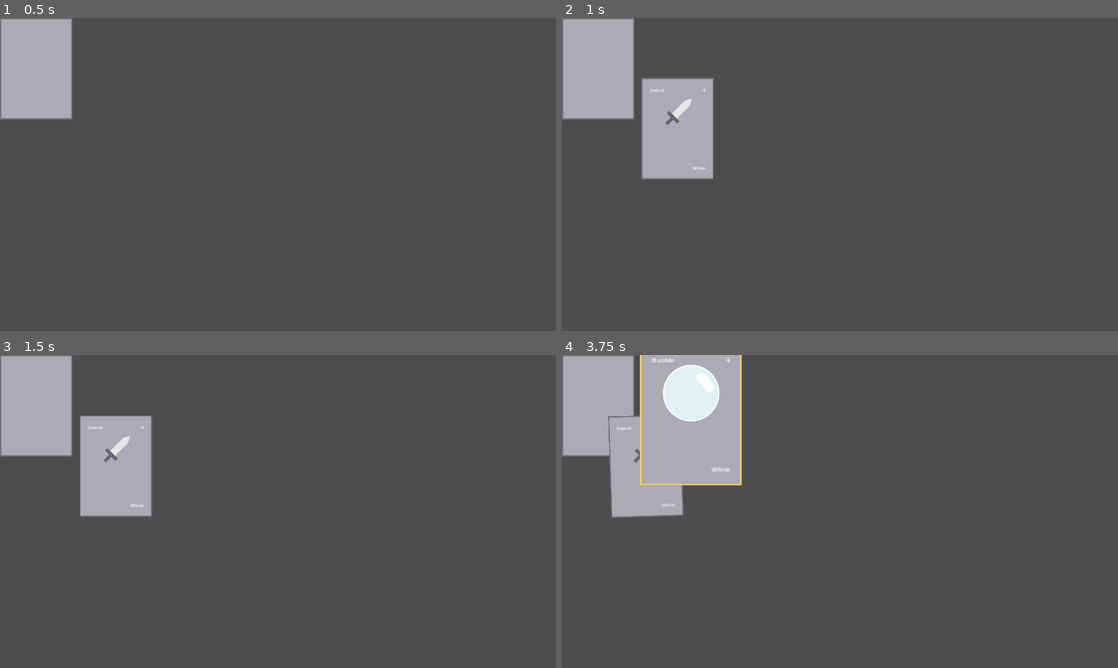
Above: before the commit, frames 1-4 (two rows, left to right).
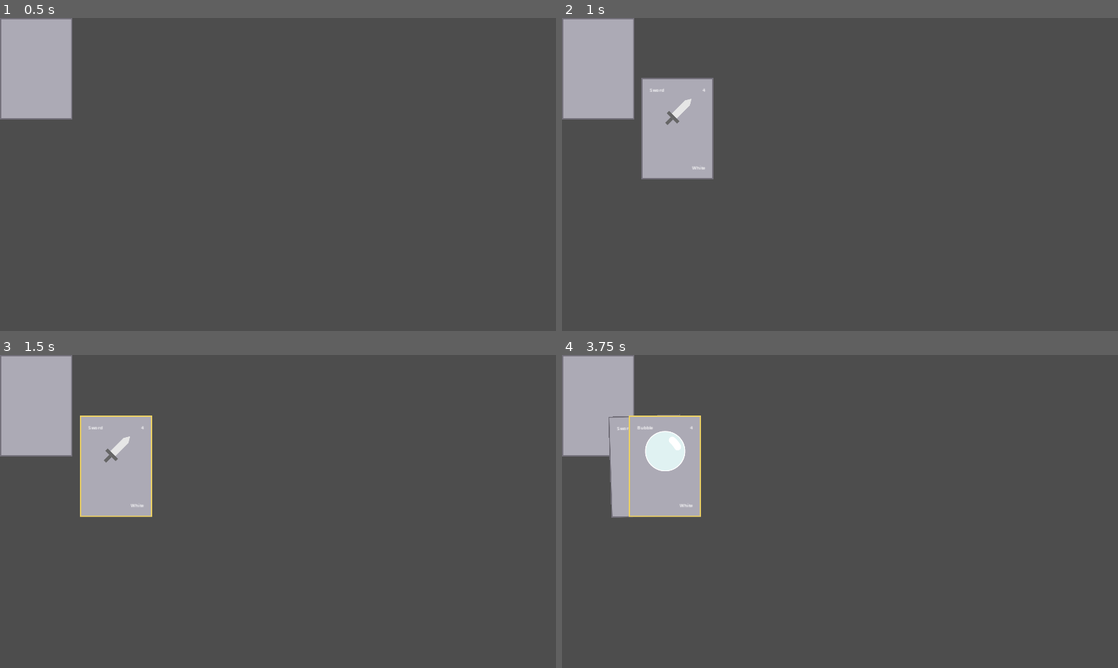
Above: after the commit, the same moments.

Repository: ruthieedwards/agbic2023
Game: Godot game, scene res://Scenes/PlaySpace.tscn
The game is run twice, just before and just after one commit, with the same random seed, the same clock (stepped at 60 frames per second) and the same inputs.
Inputs (mouse positions are in pixels of both pictures, inside the frame that each line leads up to; where the layout moved, square brackets give the same spot in the first picture):
- Up to frame 1 (0.5 s): no input
- Up to frame 2 (1 s): click (600, 68) at 0.5 s
- Up to frame 3 (1.5 s): click (116, 464) at 1.25 s
- Up to frame 4 (3.75 s): click (678, 467) [678, 464] at 2 s; click (600, 405) at 2.75 s; click (662, 467) at 3.52 s

Frame 1 is identical in both runs. In frame 2, less than 0.1% of the frame differs, in the area x 19-28%, y 19-52%; in frame 3, 0.3%; in frame 4, 6.8%, in the area x 8-33%, y 0-52%.

Commit message:
fixed the zoom bug

Diff:
--- a/Playspace.gd
+++ b/Playspace.gd
@@ -2,7 +2,8 @@
 
 # DECLARE MEMBER VARIABLES
 # created as soon as the scene is instantiated unless you use @onready
-# const cardSize = Vector2(125,175) # enable if you need to resize the cards
+const cardSize = Vector2(125*2,175*2) # the full size
+#const cardSize = Vector2(125,175) # enable if you need to resize the cards to half size
 const cardBase = preload("res://Scenes/CardBase.tscn")
 @onready var playerHand = preload ("res://Scripts/PlayerHand.gd")
 @onready var playerHandTemp = playerHand.new()
@@ -52,19 +53,20 @@
 
 	#place the card along an oval
 	ovalAngleVector = Vector2(horizRadius * cos(cardAngle), - vertRadius * sin(cardAngle))
-	#newCard.startPos = $Deck.position - newCard.size/2 # - cardSize/2
-	newCard.startPos = $Deck.position - newCard.size/2 # - cardSize/2 #bugfix
-	newCard.targetPos = centerCardOval + ovalAngleVector - newCard.size/2
+	#newCard.startPos = $Deck.position - newCard.size/2
+	newCard.startPos = $Deck.position - cardSize/2 #  #bugfix
+	newCard.targetPos = centerCardOval + ovalAngleVector - cardSize/2 #idk why i added /2 but it works
 	newCard.defaultCardPos = newCard.targetPos #sets a default position for when un-focusing it
 	newCard.startRot = 0
 	newCard.targetRot = (PI/2 - cardAngle)/4
-	#newCard.scale *= cardSize/newCard.size #enable if scaling needed
+	newCard.scale *= cardSize/newCard.size #enable if scaling needed
 	newCard.currentCardState = movingDrawnCardToHand
 
 	newCard.cardNumInHand = numCardsInHand
 	cardNumber = 0
 
-	for card in $CardsInHand.get_children(): # reorganize hand
+	#reorganize all the cards in hand
+	for card in $CardsInHand.get_children():
 		cardAngle = PI/2 + cardSpread*(float(numCardsInHand)/2 - cardNumber)
 		ovalAngleVector = Vector2(horizRadius * cos(cardAngle), - vertRadius * sin(cardAngle))
 #		card.startPos = card.position
@@ -73,12 +75,11 @@
 		card.startRot = card.rotation
 		card.targetRot = (PI/2 - cardAngle)/4
 #		card.targetRot = (90 - rad_to_deg(cardAngle))/4 #doesnt work?
-		card.cardNumInHand = 0
+		card.cardNumInHand = cardNumber #0?
 		cardNumber += 1
 		if card.currentCardState == inHand:
-			card.isSettingUp = true
 			card.currentCardState = reorganizingHand
-#			card.startPos = card.position #unneeded
+			card.startPos = card.position #unneeded?
 		elif card.currentCardState == movingDrawnCardToHand:
 			card.startPos = card.targetPos - ((card.targetPos - card.position)/(1-card.t))
 
--- a/Scenes/CardBase.tscn
+++ b/Scenes/CardBase.tscn
@@ -5,8 +5,8 @@
 [ext_resource type="Texture2D" uid="uid://dfrs1730l2g4n" path="res://Art/Cards/backgrounds/border_hover.png" id="3_1vy8n"]
 
 [node name="CardBase" type="MarginContainer"]
-offset_right = 250.0
-offset_bottom = 350.0
+offset_right = 251.0
+offset_bottom = 351.0
 pivot_offset = Vector2(125, 175)
 theme_override_constants/margin_left = 0
 theme_override_constants/margin_top = 0
--- a/Scenes/PlaySpace.tscn
+++ b/Scenes/PlaySpace.tscn
@@ -8,6 +8,10 @@
 
 [node name="Playspace" type="Node2D"]
 script = ExtResource("1_snowq")
+
+[node name="EnemyCards" type="Node" parent="."]
+
+[node name="Enemies" type="Node" parent="EnemyCards"]
 
 [node name="CardsInHand" type="Node" parent="."]
 
@@ -25,5 +29,3 @@
 texture_hover = ExtResource("3_so6uk")
 texture_disabled = ExtResource("4_qfn0d")
 script = ExtResource("5_ieepd")
-
-[node name="EnemyCards" type="Node" parent="."]
--- a/Scripts/CardBase.gd
+++ b/Scripts/CardBase.gd
@@ -18,10 +18,11 @@
 @export var organizeTime = .1
 @export var zoomInTime = .1 #time in seconds to zoom in on a card
 @export var zoomOutTime = .1 #time in seconds to zoom out from a card
+@export var moveToMouseTime = .1 #time to move from hand to mouse position
 var isTweening = false
 var isSettingUp = true
 var startScale = Vector2(0,0)
-var zoomScale = 1.4
+var zoomScale = 1.2
 @onready var originalScale = scale
 var defaultCardPos = Vector2(0,0)
 var isReorganizingNeighbors = true
@@ -29,14 +30,21 @@
 var cardNumInHand
 var neighborCard
 var isMovingNeighborCard = false
-var currentCardState = inHand
-
-# these were moved to the _ready() function
-#@onready var cardInfo = cardDatabase.DATA[cardDatabase.get(cardName)]
-#var cardImg = str("res://art/cards/backgrounds/",cardInfo[0],"/",Cardname,".png")
-#@onready var cardImg = str("res://Art/Cards/",cardInfo[0],"/",cardName,".png")
-
-# repeating the state engine here
+var cardJustSelected = false
+var lastCardState
+
+func _input(event):
+	match currentCardState:
+		focusedInHand, inMouse, inPlay:
+			if event.is_action_pressed("leftclick"): #pick up card
+				if cardJustSelected == false:
+					lastCardState = currentCardState #record whether the card was selected from hand or play
+					currentCardState = inMouse
+					isSettingUp = true
+					cardJustSelected = true
+
+
+
 enum{
 	inHand,
 	inPlay,
@@ -46,6 +54,37 @@
 	reorganizingHand,
 }
 
+var currentCardState = inHand
+
+# these were moved to the _ready() function
+#@onready var cardInfo = cardDatabase.DATA[cardDatabase.get(cardName)]
+#var cardImg = str("res://art/cards/backgrounds/",cardInfo[0],"/",Cardname,".png")
+#@onready var cardImg = str("res://Art/Cards/",cardInfo[0],"/",cardName,".png")
+
+# repeating the state engine here
+
+
+func _ready(): #called when node enters the scene tree
+	var cardSize = size
+	var cardInfo = cardDatabase.DATA[cardDatabase.get(cardName)]
+	var cardImg = str("res://Art/Cards/",cardInfo[0],"/",cardName,".png") #loads image
+	$CardImg.texture = load(cardImg) #sets image as texture
+#	$Card.scale *= cardSize/$Card.texture.get_size() # scale card if needed
+#	$Border.scale *= cardSize/$Border.texture.get_size()
+#	$HoverFocus.scale *= cardSize/$HoverFocus.size()
+
+	# grabbing all the card's properties
+	var power = cardInfo[1]
+	var simpleName = str(cardInfo[2])
+	var colorName = str(cardInfo[3])
+	var specialText = str(cardInfo[4])
+
+	# setting all the card's text
+	$Bars/TopBar/Name/CenterContainer/Name.text = simpleName
+	$Bars/TopBar/Power/CenterContainer/Power.text = str(power)
+	$Bars/BottomBar/SpecialText/CenterContainer/SpecialText.text = specialText
+	$Bars/BottomBar/Color/CenterContainer/Color.text = colorName
+
 
 func _physics_process(delta):
 	match currentCardState:
@@ -53,24 +92,37 @@
 			pass
 		inPlay:
 			pass
+
+
 		inMouse:
-			pass
+			if isSettingUp == true:
+				SetupTransition()
+			if t <= 1:
+				position = startPos.lerp(get_global_mouse_position() - $"../../".cardSize,t) # move to target position
+				rotation = startRot * (1-t) + 0*t
+				scale = startScale * (1-t) + originalScale*t #scale to original scale
+				t += delta/float(moveToMouseTime) # set transition time with organizeTime
+
+			else: #if the time goes over by accident this essentially clamps it
+				position = get_global_mouse_position() - $"../../".cardSize/2 #added /2 to position it correctly
+				rotation = 0
 
 
 		focusedInHand:
-			print("isSettingUp : ",cardName,isSettingUp)
-#			if isSettingUp == true:
-#				SetupTransition()
+#			print("isSettingUp : ",cardName,isSettingUp)
+			if isSettingUp == true:
+				SetupTransition()
 				#disabled bc this was causing the middle cards not to work for some reason
 				#however it doesn't shift the cards over
-			if t <= 1:
-				print("zooming in: ",cardName)
-				print ("scale 1: ",scale)
+				#and the last card goes crazy
+			if t <= 1:
+#				print("zooming in: ",cardName)
+#				print ("scale 1: ",scale)
 				position = startPos.lerp(targetPos,t) # moves from deck to hand
 				rotation = startRot * (1-t) + 0*t # + targetRot*t # rotates from deck to hand
 				scale = startScale * (1-t) + originalScale*zoomScale*t
 #				scale = Vector2(2,2)
-				print ("scale 2: ",scale)
+#				print ("scale 2: ",scale)
 				t += delta/float(zoomInTime) # timer
 				#reorganize neighboring cards while focused on one
 				if isReorganizingNeighbors == true:
@@ -170,7 +222,7 @@
 
 
 func SetupTransition(): #grabs the starting properties for the card
-	print("setting up ",cardName)
+#	print("setting up ",cardName)
 	startPos = position
 	startRot = rotation
 	startScale = scale
@@ -178,26 +230,6 @@
 	isSettingUp = false
 
 
-func _ready(): #called when node enters the scene tree
-	var cardSize = size
-	var cardInfo = cardDatabase.DATA[cardDatabase.get(cardName)]
-	var cardImg = str("res://Art/Cards/",cardInfo[0],"/",cardName,".png") #loads image
-	$CardImg.texture = load(cardImg) #sets image as texture
-#	$Card.scale *= cardSize/$Card.texture.get_size() # scale card if needed
-#	$Border.scale *= cardSize/$Border.texture.get_size()
-#	$HoverFocus.scale *= cardSize/$HoverFocus.size()
-
-	# grabbing all the card's properties
-	var power = cardInfo[1]
-	var simpleName = str(cardInfo[2])
-	var colorName = str(cardInfo[3])
-	var specialText = str(cardInfo[4])
-
-	# setting all the card's text
-	$Bars/TopBar/Name/CenterContainer/Name.text = simpleName
-	$Bars/TopBar/Power/CenterContainer/Power.text = str(power)
-	$Bars/BottomBar/SpecialText/CenterContainer/SpecialText.text = specialText
-	$Bars/BottomBar/Color/CenterContainer/Color.text = colorName
 
 
 func _on_hover_focus_mouse_entered():
